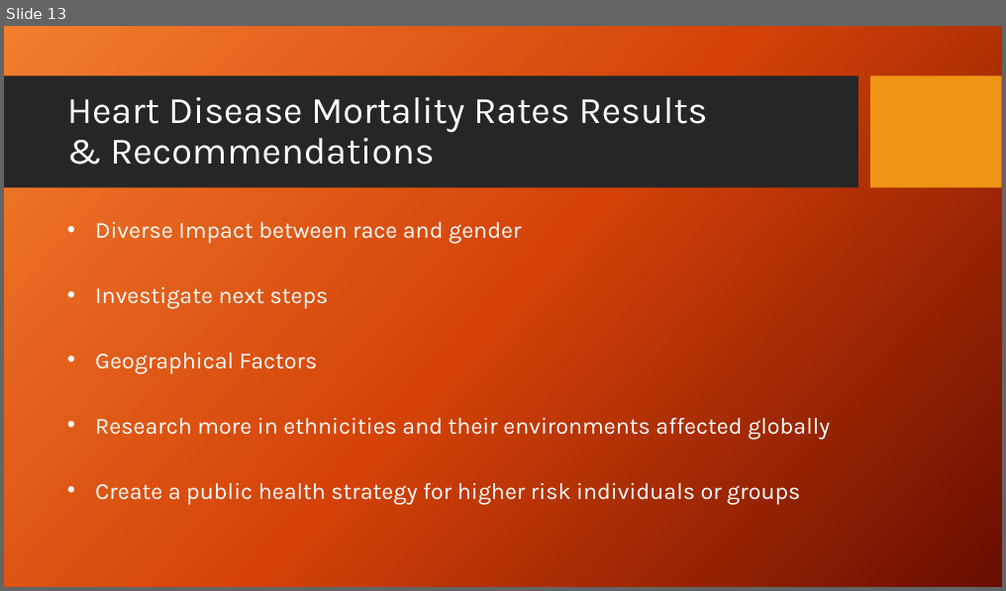
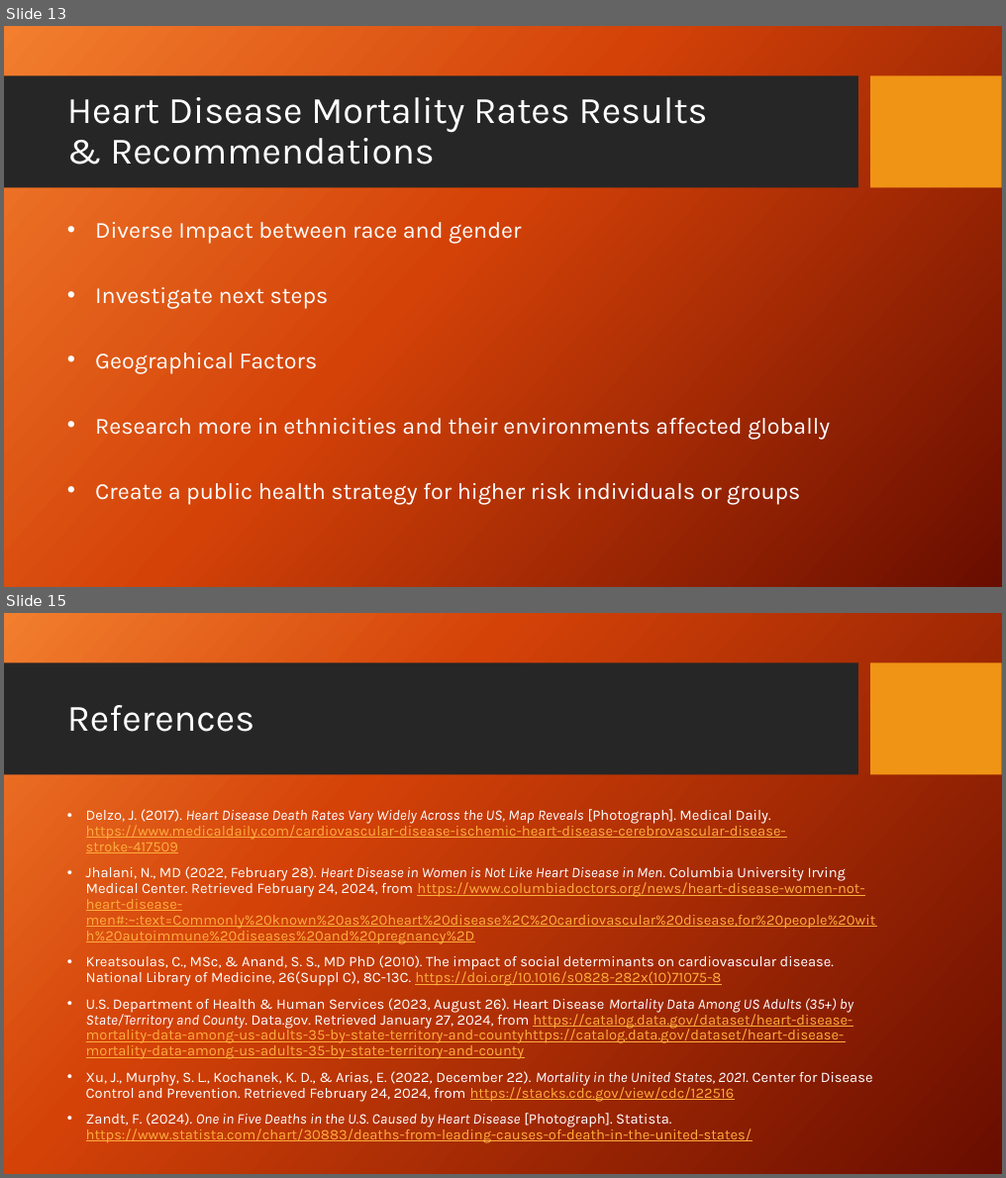
Before and after one commit to Aaron-m-ram/end-to-end-statistical-analysis, a slide deck: Final PP V1.pptx. Shown one above the other, each under a label of ours: slide 13 before the commit, slides 13 and 15 after it; the slides between them are not shown. The pictures are 1006x591 and 1006x1178 pixels, drawn with LibreOffice and Linux fonts; fonts in the diff are those of the drawing; background and template pictures are left out. Boxes give left, top, right and bottom in pixels: in the first picture for what was removed or moved away, otherwise in the second. Text is boxed around its words. In the diff, an @@ line names an element or a change of style, - is before the commit and + after.

Commit message:
Update PPT
This is the final version, I hope. I added Figure titles, Changed citation to References, added references, and in-cite citation. I also change the photo on the 2nd slide.

```diff
--- a/Final PP V1.pptx
+++ b/Final PP V1.pptx
@@ slide 15 added at (4,613,1002,1174), background picture (left out); not listed: 2 template elements that a slide beside it also shows @@
@@ title added at (67,705,254,732), 36 pt, text #FFFFFF @@
+References
@@ text added at (86,809,876,1144), 14 pt, text #FFFFFF @@
+• Delzo, J. (2017). Heart Disease Death Rates Vary Widely Across the US, Map Reveals [Photograph]. Medical Daily. https://www.medicaldaily.com/cardiovascular-disease-ischemic-heart-disease-cerebrovascular-disease-stroke-417509
+• Jhalani, N., MD (2022, February 28). Heart Disease in Women is Not Like Heart Disease in Men. Columbia University Irving Medical Center. Retrieved February 24, 2024, from https://www.columbiadoctors.org/news/heart-disease-women-not-heart-disease-men#:~:text=Commonly%20known%20as%20heart%20disease%2C%20cardiovascular%20disease,for%20people%20with%20autoimmune%20diseases%20and%20pregnancy%2D
+• Kreatsoulas, C., MSc, & Anand, S. S., MD PhD (2010). The impact of social determinants on cardiovascular disease. National Library of Medicine, 26(Suppl C), 8C-13C. https://doi.org/10.1016/s0828-282x(10)71075-8
+• U.S. Department of Health & Human Services (2023, August 26). Heart Disease Mortality Data Among US Adults (35+) by State/Territory and County. Data.gov. Retrieved January 27, 2024, from https://catalog.data.gov/dataset/heart-disease-mortality-data-among-us-adults-35-by-state-territory-and-countyhttps://catalog.data.gov/dataset/heart-disease-mortality-data-among-us-adults-35-by-state-territory-and-county
+• Xu, J., Murphy, S. L., Kochanek, K. D., & Arias, E. (2022, December 22). Mortality in the United States, 2021. Center for Disease Control and Prevention. Retrieved February 24, 2024, from https://stacks.cdc.gov/view/cdc/122516
+• Zandt, F. (2024). One in Five Deaths in the U.S. Caused by Heart Disease [Photograph]. Statista. https://www.statista.com/chart/30883/deaths-from-leading-causes-of-death-in-the-united-states/
```
Also in this commit, not shown: 12 slides changed.
